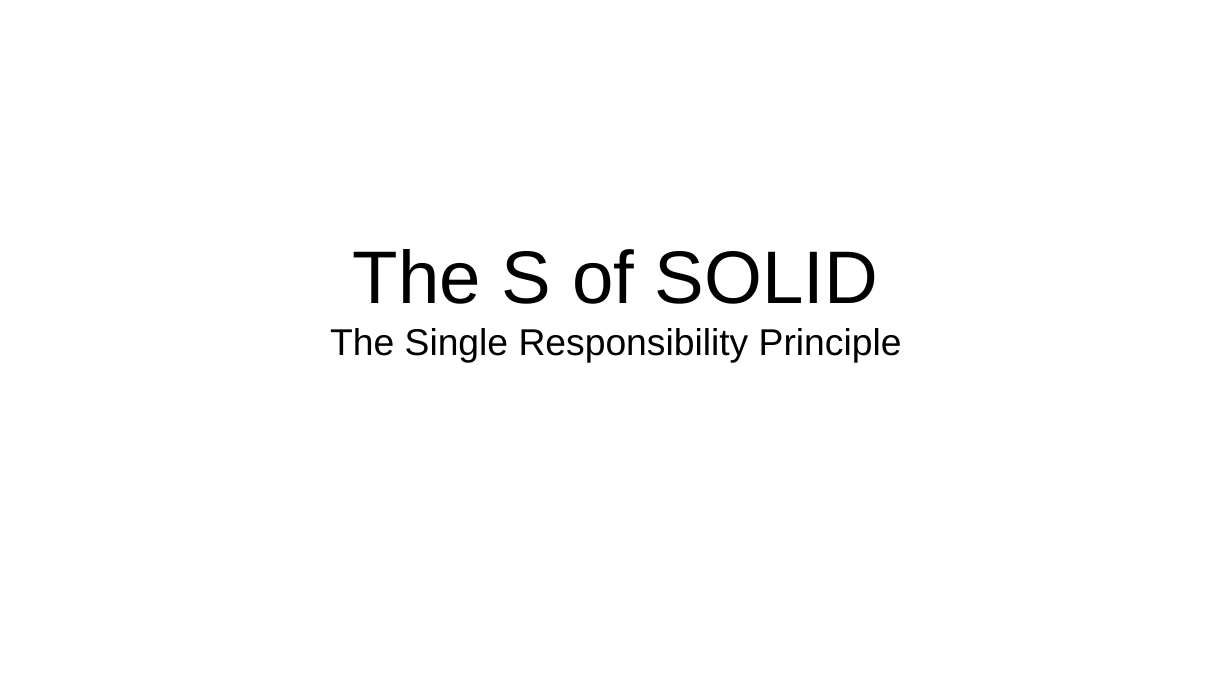
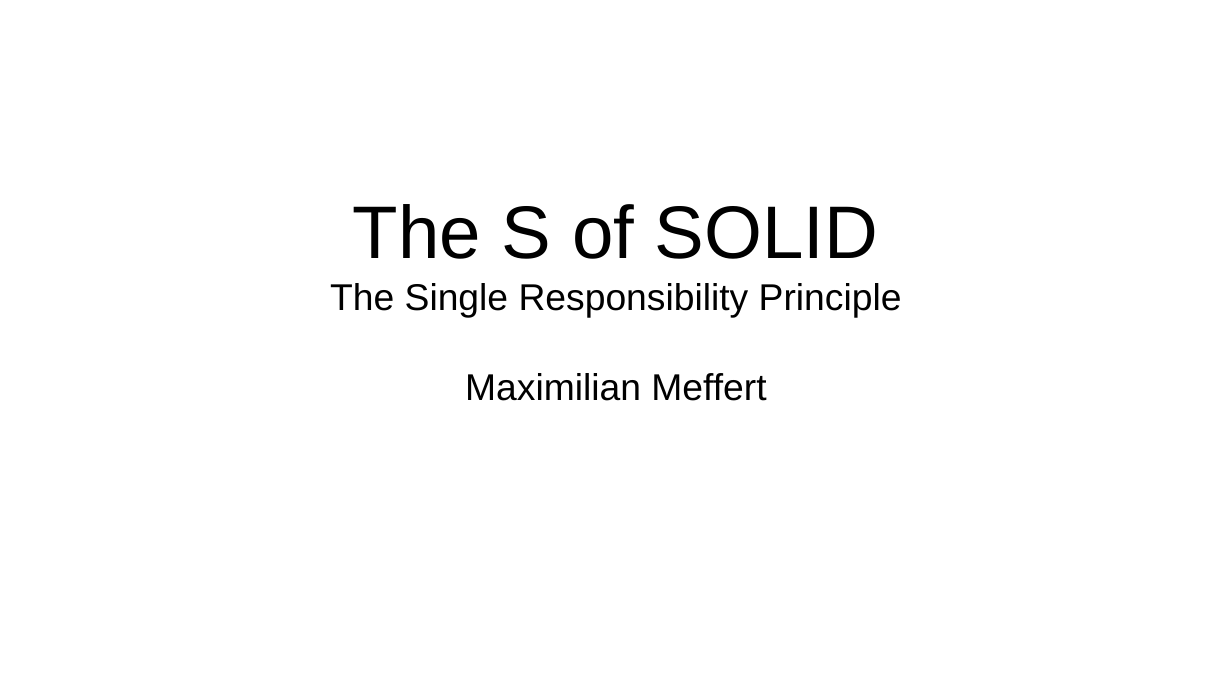
Before and after one commit to maxmeffert/SOLID, a slide deck: slide 1 of TheSofSOLID/TheSofSOLID.odp. Drawn at 1232x693 pixels with LibreOffice and Linux fonts; fonts in the diff are those of the drawing. Boxes give left, top, right and bottom in pixels: in the first picture for what was removed or moved away, otherwise in the second. Text is boxed around its words. In the diff, an @@ line names an element or a change of style, - is before the commit and + after.

```diff
--- a/TheSofSOLID/TheSofSOLID.odp
+++ b/TheSofSOLID/TheSofSOLID.odp
@@ subtitle at [465,373,766,401]: paragraph added @@
+Maximilian Meffert
```
Also in this commit, not shown: 13 slides added, 1 slide removed, 3 other files.
